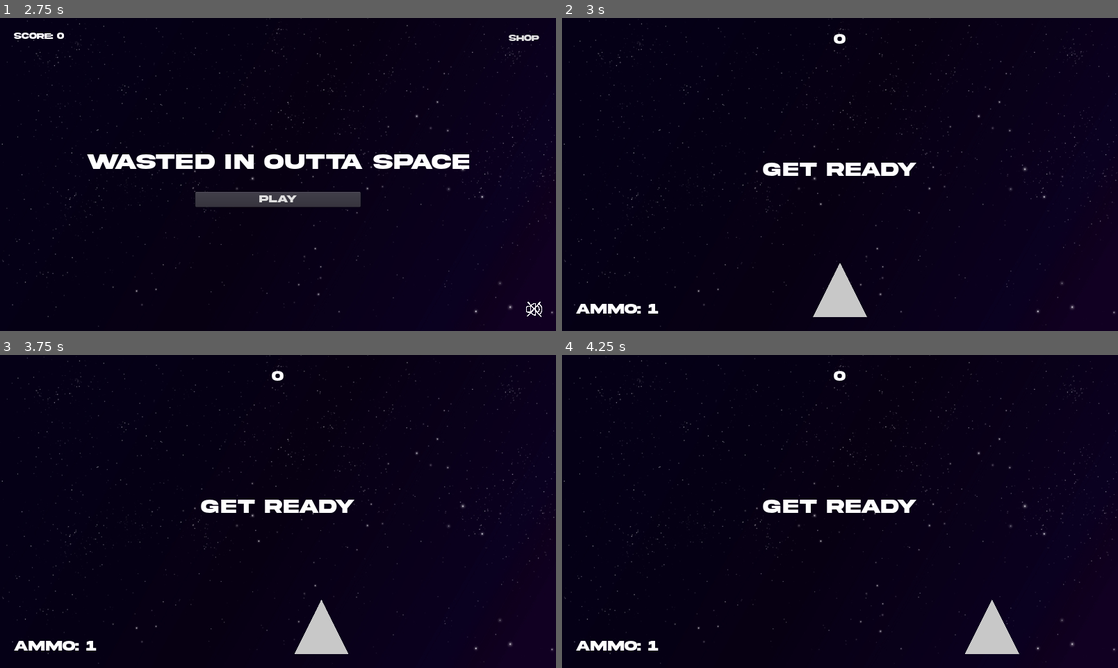
Above: before the commit, frames 1-4 (two rows, left to right).
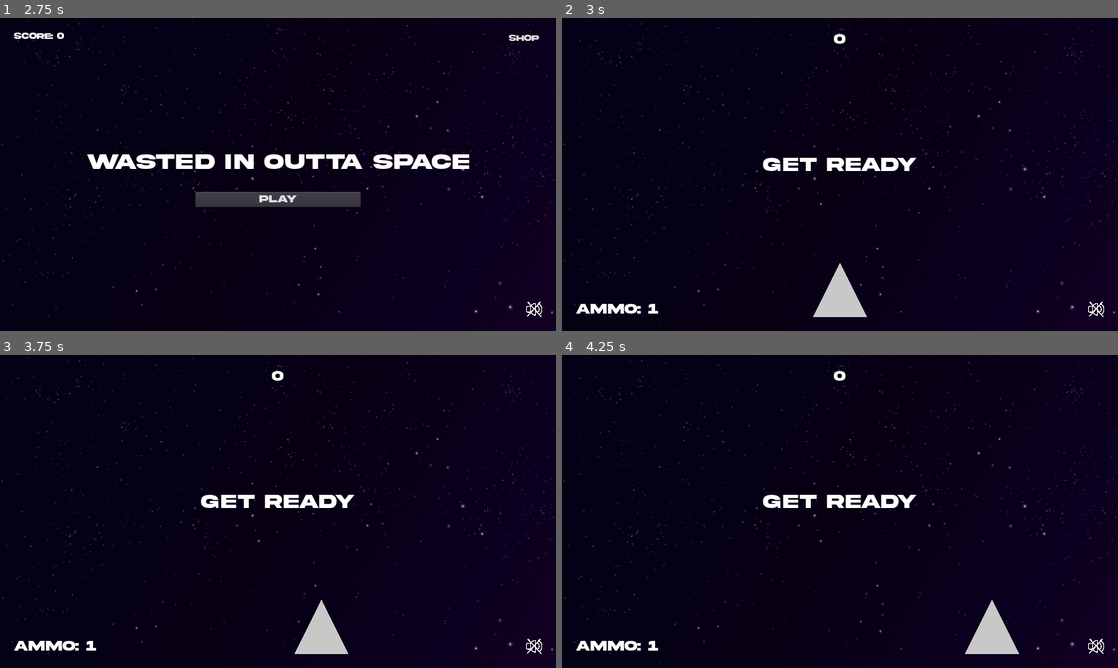
Above: after the commit, the same moments.

Repository: gabelstapler6/WIOS
Game: Godot game, scene res://Scenes/Main.tscn
Same seed, same stepped clock (60 frames per second), same inputs: the game is played once before the commit and once after it.
Inputs (mouse positions are in pixels of both pictures, inside the frame that each line leads up to):
- Up to frame 1 (2.75 s): click "shop" at 0.5 s; click "back" at 1.25 s; click (533, 309) at 2 s
- Up to frame 2 (3 s): click "play" at 2.75 s
- Up to frame 3 (3.75 s): tap Enter at 3.5 s; hold Right (ui_right) from 3.53 s (still down)
- Up to frame 4 (4.25 s): keep holding Right (ui_right)

Frame 1 is identical in both runs. In frame 2, 0.9% of the frame differs, in the area x 36-98%, y 44-96%; in frame 3, 0.9%; in frame 4, 0.9%.

Commit message:
cookie power

Diff:
--- a/Scenes/GUI.tscn
+++ b/Scenes/GUI.tscn
@@ -13,7 +13,7 @@
 font_path = "res://Assets/font/Akira Expanded Demo.otf"
 
 [sub_resource type="DynamicFont" id=4]
-size = 36
+size = 26
 font_data = SubResource( 3 )
 
 [sub_resource type="DynamicFontData" id=5]
@@ -21,6 +21,37 @@
 
 [sub_resource type="DynamicFont" id=6]
 font_data = SubResource( 5 )
+
+[sub_resource type="DynamicFontData" id=9]
+font_path = "res://Assets/font/Akira Expanded Demo.otf"
+
+[sub_resource type="DynamicFont" id=10]
+size = 36
+font_data = SubResource( 9 )
+
+[sub_resource type="DynamicFontData" id=7]
+font_path = "res://Assets/font/Akira Expanded Demo.otf"
+
+[sub_resource type="DynamicFont" id=8]
+font_data = SubResource( 7 )
+
+[sub_resource type="InputEventAction" id=13]
+action = "play_game"
+
+[sub_resource type="ShortCut" id=14]
+shortcut = SubResource( 13 )
+
+[sub_resource type="InputEventAction" id=15]
+action = "go_to_main_menu"
+
+[sub_resource type="ShortCut" id=16]
+shortcut = SubResource( 15 )
+
+[sub_resource type="InputEventAction" id=11]
+action = "enter_highscore"
+
+[sub_resource type="ShortCut" id=12]
+shortcut = SubResource( 11 )
 
 [node name="GUI" type="MarginContainer"]
 anchor_right = 1.0
@@ -60,25 +91,71 @@
 
 [node name="VBoxContainer" type="VBoxContainer" parent="VBoxContainer/CenterContainer"]
 margin_left = 343.0
-margin_top = 180.0
+margin_top = 69.0
 margin_right = 630.0
-margin_bottom = 290.0
-custom_constants/separation = 15
+margin_bottom = 400.0
+custom_constants/separation = 34
+__meta__ = {
+"_edit_use_anchors_": false
+}
+
+[node name="VBoxContainer" type="VBoxContainer" parent="VBoxContainer/CenterContainer/VBoxContainer"]
+margin_right = 287.0
+margin_bottom = 106.0
+custom_constants/separation = 8
+
+[node name="HighScores" type="Label" parent="VBoxContainer/CenterContainer/VBoxContainer/VBoxContainer"]
+margin_right = 287.0
+margin_bottom = 28.0
+custom_fonts/font = SubResource( 4 )
+text = "Highscores"
+align = 1
+__meta__ = {
+"_edit_use_anchors_": false
+}
+
+[node name="FirstScore" type="Label" parent="VBoxContainer/CenterContainer/VBoxContainer/VBoxContainer"]
+margin_top = 36.0
+margin_right = 287.0
+margin_bottom = 54.0
+custom_fonts/font = SubResource( 6 )
+align = 1
+__meta__ = {
+"_edit_use_anchors_": false
+}
+
+[node name="SecondScore" type="Label" parent="VBoxContainer/CenterContainer/VBoxContainer/VBoxContainer"]
+margin_top = 62.0
+margin_right = 287.0
+margin_bottom = 80.0
+custom_fonts/font = SubResource( 6 )
+align = 1
+__meta__ = {
+"_edit_use_anchors_": false
+}
+
+[node name="ThirdScore" type="Label" parent="VBoxContainer/CenterContainer/VBoxContainer/VBoxContainer"]
+margin_top = 88.0
+margin_right = 287.0
+margin_bottom = 106.0
+custom_fonts/font = SubResource( 6 )
+align = 1
 __meta__ = {
 "_edit_use_anchors_": false
 }
 
 [node name="Message" type="Label" parent="VBoxContainer/CenterContainer/VBoxContainer"]
-margin_right = 287.0
-margin_bottom = 39.0
-custom_fonts/font = SubResource( 4 )
+margin_top = 140.0
+margin_right = 287.0
+margin_bottom = 179.0
+custom_fonts/font = SubResource( 10 )
 text = "Game over"
 align = 1
 
 [node name="MarginContainer" type="MarginContainer" parent="VBoxContainer/CenterContainer/VBoxContainer"]
-margin_top = 54.0
-margin_right = 287.0
-margin_bottom = 110.0
+margin_top = 213.0
+margin_right = 287.0
+margin_bottom = 269.0
 custom_constants/margin_right = 40
 custom_constants/margin_left = 40
 __meta__ = {
@@ -94,7 +171,8 @@
 [node name="PlayAgainButton" type="Button" parent="VBoxContainer/CenterContainer/VBoxContainer/MarginContainer/VBoxContainer2"]
 margin_right = 207.0
 margin_bottom = 24.0
-custom_fonts/font = SubResource( 6 )
+custom_fonts/font = SubResource( 8 )
+shortcut = SubResource( 14 )
 text = "play again"
 __meta__ = {
 "_edit_use_anchors_": false
@@ -104,11 +182,39 @@
 margin_top = 32.0
 margin_right = 207.0
 margin_bottom = 56.0
-custom_fonts/font = SubResource( 6 )
+custom_fonts/font = SubResource( 8 )
+shortcut = SubResource( 16 )
 text = "main menu"
 __meta__ = {
 "_edit_use_anchors_": false
 }
+
+[node name="HBoxContainer" type="HBoxContainer" parent="VBoxContainer/CenterContainer/VBoxContainer"]
+margin_top = 303.0
+margin_right = 287.0
+margin_bottom = 331.0
+__meta__ = {
+"_edit_use_anchors_": false
+}
+
+[node name="NameLineEdit" type="LineEdit" parent="VBoxContainer/CenterContainer/VBoxContainer/HBoxContainer"]
+margin_right = 211.0
+margin_bottom = 28.0
+size_flags_horizontal = 3
+custom_fonts/font = SubResource( 8 )
+text = "Flowerboy"
+align = 1
+__meta__ = {
+"_edit_use_anchors_": false
+}
+
+[node name="SaveScoreButton" type="Button" parent="VBoxContainer/CenterContainer/VBoxContainer/HBoxContainer"]
+margin_left = 215.0
+margin_right = 287.0
+margin_bottom = 28.0
+custom_fonts/font = SubResource( 8 )
+shortcut = SubResource( 12 )
+text = "save"
 
 [node name="AmmoCount" type="Label" parent="VBoxContainer"]
 margin_top = 498.0
@@ -123,4 +229,5 @@
 one_shot = true
 [connection signal="pressed" from="VBoxContainer/CenterContainer/VBoxContainer/MarginContainer/VBoxContainer2/PlayAgainButton" to="." method="_on_PlayAgainButton_pressed"]
 [connection signal="pressed" from="VBoxContainer/CenterContainer/VBoxContainer/MarginContainer/VBoxContainer2/MainMenuButton" to="." method="_on_MainMenuButton_pressed"]
+[connection signal="pressed" from="VBoxContainer/CenterContainer/VBoxContainer/HBoxContainer/SaveScoreButton" to="." method="_on_SaveScoreButton_pressed"]
 [connection signal="timeout" from="MessageTimer" to="." method="_on_MessageTimer_timeout"]
--- /dev/null
+++ b/Scenes/HighScorePage.tscn
@@ -0,0 +1,12 @@
+[gd_scene format=2]
+
+[node name="MarginContainer" type="MarginContainer"]
+anchor_right = 1.0
+anchor_bottom = 1.0
+__meta__ = {
+"_edit_use_anchors_": false
+}
+
+[node name="GridContainer" type="GridContainer" parent="."]
+margin_right = 1024.0
+margin_bottom = 576.0
--- a/Scenes/Main.tscn
+++ b/Scenes/Main.tscn
@@ -86,6 +86,7 @@
 [connection signal="timeout" from="StartTimer" to="." method="_on_StartTimer_timeout"]
 [connection signal="main_menu" from="Canvas/GUI" to="." method="_on_GUI_main_menu"]
 [connection signal="play_again" from="Canvas/GUI" to="." method="_on_MainMenu_start_game"]
+[connection signal="save_button_pressed" from="Canvas/GUI" to="." method="_on_GUI_save_button_pressed"]
 [connection signal="buy_ammo_increase" from="Canvas/Shop" to="Player" method="_on_Shop_buy_ammo_increase"]
 [connection signal="buy_rage_mode" from="Canvas/Shop" to="Player" method="_on_Shop_buy_rage_mode"]
 [connection signal="buy_vertical_movement" from="Canvas/Shop" to="Player" method="_on_Shop_buy_vertical_movement"]
--- a/Scenes/MainMenu.tscn
+++ b/Scenes/MainMenu.tscn
@@ -7,6 +7,12 @@
 
 [sub_resource type="DynamicFont" id=2]
 font_data = SubResource( 1 )
+
+[sub_resource type="InputEventAction" id=11]
+action = "enter_shop"
+
+[sub_resource type="ShortCut" id=12]
+shortcut = SubResource( 11 )
 
 [sub_resource type="DynamicFontData" id=3]
 font_path = "res://Assets/font/Akira Expanded Demo.otf"
@@ -22,11 +28,17 @@
 size = 20
 font_data = SubResource( 5 )
 
-[sub_resource type="DynamicFontData" id=7]
+[sub_resource type="InputEventAction" id=7]
+action = "play_game"
+
+[sub_resource type="ShortCut" id=8]
+shortcut = SubResource( 7 )
+
+[sub_resource type="DynamicFontData" id=9]
 font_path = "res://Assets/font/ArialMdm.ttf"
 
-[sub_resource type="DynamicFont" id=8]
-font_data = SubResource( 7 )
+[sub_resource type="DynamicFont" id=10]
+font_data = SubResource( 9 )
 
 [node name="MainMenu" type="MarginContainer"]
 anchor_right = 1.0
@@ -43,15 +55,16 @@
 [node name="VBoxContainer" type="VBoxContainer" parent="."]
 margin_left = 25.0
 margin_top = 25.0
-margin_right = 1255.0
-margin_bottom = 695.0
+margin_right = 999.0
+margin_bottom = 551.0
 
 [node name="shopButton" type="Button" parent="VBoxContainer"]
-margin_left = 1159.0
-margin_right = 1230.0
+margin_left = 903.0
+margin_right = 974.0
 margin_bottom = 24.0
 size_flags_horizontal = 8
 custom_fonts/font = SubResource( 2 )
+shortcut = SubResource( 12 )
 text = "shop"
 flat = true
 __meta__ = {
@@ -60,15 +73,15 @@
 
 [node name="CenterContainer" type="CenterContainer" parent="VBoxContainer"]
 margin_top = 28.0
-margin_right = 1230.0
-margin_bottom = 641.0
+margin_right = 974.0
+margin_bottom = 497.0
 size_flags_vertical = 3
 
 [node name="VBoxTitleScreen" type="VBoxContainer" parent="VBoxContainer/CenterContainer"]
-margin_left = 257.0
-margin_top = 254.0
-margin_right = 973.0
-margin_bottom = 358.0
+margin_left = 129.0
+margin_top = 182.0
+margin_right = 845.0
+margin_bottom = 286.0
 custom_constants/separation = 33
 
 [node name="GameTitle" type="Label" parent="VBoxContainer/CenterContainer/VBoxTitleScreen"]
@@ -89,15 +102,16 @@
 margin_right = 516.0
 margin_bottom = 28.0
 custom_fonts/font = SubResource( 6 )
+shortcut = SubResource( 8 )
 text = "play"
 __meta__ = {
 "_edit_use_anchors_": false
 }
 
 [node name="HBoxContainer" type="HBoxContainer" parent="VBoxContainer"]
-margin_top = 645.0
-margin_right = 1230.0
-margin_bottom = 670.0
+margin_top = 501.0
+margin_right = 974.0
+margin_bottom = 526.0
 custom_constants/separation = 50
 __meta__ = {
 "_edit_use_anchors_": false
--- a/Scenes/Shop.tscn
+++ b/Scenes/Shop.tscn
@@ -14,25 +14,31 @@
 [sub_resource type="DynamicFont" id=4]
 font_data = SubResource( 3 )
 
-[sub_resource type="DynamicFontData" id=5]
-font_path = "res://Assets/font/Akira Expanded Demo.otf"
-
-[sub_resource type="DynamicFont" id=6]
+[sub_resource type="InputEventAction" id=5]
+action = "go_to_main_menu"
+
+[sub_resource type="ShortCut" id=6]
+shortcut = SubResource( 5 )
+
+[sub_resource type="DynamicFontData" id=7]
+font_path = "res://Assets/font/Akira Expanded Demo.otf"
+
+[sub_resource type="DynamicFont" id=8]
 size = 32
-font_data = SubResource( 5 )
-
-[sub_resource type="DynamicFontData" id=7]
-font_path = "res://Assets/font/Akira Expanded Demo.otf"
-
-[sub_resource type="DynamicFont" id=8]
+font_data = SubResource( 7 )
+
+[sub_resource type="DynamicFontData" id=9]
+font_path = "res://Assets/font/Akira Expanded Demo.otf"
+
+[sub_resource type="DynamicFont" id=10]
 size = 21
-font_data = SubResource( 7 )
-
-[sub_resource type="DynamicFontData" id=9]
-font_path = "res://Assets/font/Akira Expanded Demo.otf"
-
-[sub_resource type="DynamicFont" id=10]
 font_data = SubResource( 9 )
+
+[sub_resource type="DynamicFontData" id=11]
+font_path = "res://Assets/font/Akira Expanded Demo.otf"
+
+[sub_resource type="DynamicFont" id=12]
+font_data = SubResource( 11 )
 
 [node name="Shop" type="MarginContainer"]
 anchor_right = 1.0
@@ -64,6 +70,7 @@
 margin_bottom = 54.0
 size_flags_horizontal = 0
 custom_fonts/font = SubResource( 4 )
+shortcut = SubResource( 6 )
 text = "back"
 
 [node name="ShopVBox" type="VBoxContainer" parent="VBox"]
--- a/Scenes/SoundButton.tscn
+++ b/Scenes/SoundButton.tscn
@@ -1,8 +1,14 @@
-[gd_scene load_steps=4 format=2]
+[gd_scene load_steps=6 format=2]
 
 [ext_resource path="res://Assets/img/soundOff.png" type="Texture" id=1]
 [ext_resource path="res://Assets/img/sound.png" type="Texture" id=2]
 [ext_resource path="res://Scenes/script/SoundButton.gd" type="Script" id=3]
+
+[sub_resource type="InputEventAction" id=1]
+action = "mute_sound"
+
+[sub_resource type="ShortCut" id=2]
+shortcut = SubResource( 1 )
 
 [node name="SoundButton" type="MarginContainer"]
 anchor_left = 1.0
@@ -19,14 +25,13 @@
 }
 
 [node name="Button" type="TextureButton" parent="."]
-margin_left = -1.90735e-06
-margin_top = -1.90735e-06
 margin_right = 30.0
 margin_bottom = 30.0
 rect_min_size = Vector2( 30, 30 )
 size_flags_horizontal = 8
 size_flags_vertical = 8
 toggle_mode = true
+shortcut = SubResource( 2 )
 texture_normal = ExtResource( 2 )
 texture_pressed = ExtResource( 1 )
 expand = true
--- a/Scenes/script/GUI.gd
+++ b/Scenes/script/GUI.gd
@@ -2,9 +2,22 @@
 
 signal play_again
 signal main_menu
+signal save_button_pressed
+
+
+var first_score = 0
+var second_score = 0
+var third_score = 0
+
+onready var first_score_label = $VBoxContainer/CenterContainer/VBoxContainer/VBoxContainer/FirstScore
+onready var second_score_label = $VBoxContainer/CenterContainer/VBoxContainer/VBoxContainer/SecondScore
+onready var third_score_label = $VBoxContainer/CenterContainer/VBoxContainer/VBoxContainer/ThirdScore
+onready var highscore_label = $VBoxContainer/CenterContainer/VBoxContainer/VBoxContainer/HighScores
 
 # Called when the node enters the scene tree for the first time.
 func _ready():
+	third_score_label.hide()
+	highscore_label.hide()
 	pass
 
 
@@ -14,6 +27,12 @@
 	$VBoxContainer/AmmoCount.hide()
 	$VBoxContainer/CenterContainer/VBoxContainer/MarginContainer/VBoxContainer2/PlayAgainButton.hide()
 	$VBoxContainer/CenterContainer/VBoxContainer/MarginContainer/VBoxContainer2/MainMenuButton.hide()
+	first_score_label.hide()
+	second_score_label.hide()
+	third_score_label.hide()
+	highscore_label.hide()
+	$VBoxContainer/CenterContainer/VBoxContainer/HBoxContainer/NameLineEdit.hide()
+	$VBoxContainer/CenterContainer/VBoxContainer/HBoxContainer/SaveScoreButton.hide()
 
 func show():
 	$VBoxContainer/CenterScore/ScoreLabel.show()
@@ -33,6 +52,14 @@
 	$VBoxContainer/CenterContainer/VBoxContainer/MarginContainer/VBoxContainer2/PlayAgainButton.show()
 	$VBoxContainer/CenterContainer/VBoxContainer/MarginContainer/VBoxContainer2/MainMenuButton.show()
 
+	first_score_label.show()
+	second_score_label.show()
+	third_score_label.show()
+
+	highscore_label.show()
+	$VBoxContainer/CenterContainer/VBoxContainer/HBoxContainer/NameLineEdit.show()
+	$VBoxContainer/CenterContainer/VBoxContainer/HBoxContainer/SaveScoreButton.show()
+
 func update_score(score):
 	$VBoxContainer/CenterScore/ScoreLabel.text = str(score)
 
@@ -43,6 +70,14 @@
 
 func _on_PlayAgainButton_pressed():
 	emit_signal("play_again")
+
+	first_score_label.hide()
+	second_score_label.hide()
+	third_score_label.hide()
+
+	highscore_label.hide()
+	$VBoxContainer/CenterContainer/VBoxContainer/HBoxContainer/NameLineEdit.hide()
+	$VBoxContainer/CenterContainer/VBoxContainer/HBoxContainer/SaveScoreButton.hide()
 	$VBoxContainer/CenterContainer/VBoxContainer/MarginContainer/VBoxContainer2/PlayAgainButton.hide()
 	$VBoxContainer/CenterContainer/VBoxContainer/MarginContainer/VBoxContainer2/MainMenuButton.hide()
 
@@ -63,3 +98,32 @@
 
 func _on_Player_ammo_change(player_ammo):
 	$VBoxContainer/AmmoCount.text = "Ammo: " + str(player_ammo)
+
+
+func set_highscore_entry(score):
+	if third_score < score:
+		if second_score < score:
+			if first_score < score:
+				third_score_label.text = second_score_label.text
+				second_score_label.text = first_score_label.text
+				first_score_label.text = $VBoxContainer/CenterContainer/VBoxContainer/HBoxContainer/NameLineEdit.text + " " + str(score)
+				third_score = second_score
+				second_score = first_score
+				first_score = score
+
+			else:
+				third_score_label.text = second_score_label.text
+				second_score_label.text = $VBoxContainer/CenterContainer/VBoxContainer/HBoxContainer/NameLineEdit.text + " " + str(score)
+				third_score = second_score
+				second_score = score
+		else:
+			third_score_label.text = $VBoxContainer/CenterContainer/VBoxContainer/HBoxContainer/NameLineEdit.text + " " + str(score)
+			third_score = score
+
+
+func _on_SaveScoreButton_pressed():
+	emit_signal("save_button_pressed")
+
+
+func is_disabled(value):
+	$VBoxContainer/CenterContainer/VBoxContainer/HBoxContainer/SaveScoreButton.disabled = value
--- a/Scenes/script/Main.gd
+++ b/Scenes/script/Main.gd
@@ -4,6 +4,10 @@
 export (PackedScene) var Tile
 export (PackedScene) var Bullet
 var score
+var score_balance
+var score_multiplier = 2
+
+var cycle_counter = 1
 
 
 # Called when the node enters the scene tree for the first time.
@@ -20,21 +24,24 @@
 	$ScoreTimer.stop()
 	$MobTimer.stop()
 	$Canvas/GUI.show_game_over()
-	$Canvas/SoundButton.show()
 	get_tree().call_group("tiles", "queue_free")
+
+	score_balance = score
+	# score wird bei 200 2x, bei 400 3x, 600 4x usw multiplied
+	# nur die Differenz zu den Stufen wird multipliziert
 	if score > 200:
-		var help = score - 200
-		help *= 2
-		if score > 400:
-			var help2 = score - 400
-			help2 *= 4
-			score += help2
-		score += help
+		var i = 2
+		while i <= score_multiplier:
+			var x = 0
+			var help = score - ((i + x) * 100)
+			help *= i
+			score_balance += help
+			i += 1
+			x += 1
 
-	$Player.score += score
+	$Player.score += score_balance
 	$Canvas/PlayerScoreBalance.update_score($Player.score)
 	$Player.shooting = false
-
 
 func _on_MobTimer_timeout():
 	$MobPath/MobSpawnLocation.offset = randi()
@@ -64,33 +71,20 @@
 		if score > 200:
 			$Player.add_ammo()
 
-	if score == 50:
-		$MobTimer.wait_time = 0.4
-		$Canvas/GUI.show_message("Watch out!")
+	if score % 50 == 0:
+		if $MobTimer.wait_time == 0.1:
+			cycle_counter += 1
 
-	if score == 100:
-		$MobTimer.wait_time = 0.3
-		$Canvas/GUI.show_message("Watch out!")
+		if cycle_counter % 2 == 1:
+			$MobTimer.wait_time -= 0.1
+		else:
+			$MobTimer.wait_time += 0.1
 
-	if score == 150:
-		$MobTimer.wait_time = 0.2
-		$Canvas/GUI.show_message("Watch out!")
-
-	if score == 200:
-		$MobTimer.wait_time = 0.1
-		$Canvas/GUI.show_message("Watch out!\n2x Score multiplier!")
-
-	if score == 250:
-		$MobTimer.wait_time = 0.2
-		$Canvas/GUI.show_message("you made the hardest part bro")
-
-	if score == 300:
-		$MobTimer.wait_time = 0.3
-		$Canvas/GUI.show_message("chill a little")
-
-	if score == 400:
-		$MobTimer.wait_time = 0.2
-		$Canvas/GUI.show_message("Watch out!\n4x Score multiplier!")
+		if score % 200 == 0:
+			$Canvas/GUI.show_message( str(score_multiplier) + "x Score multiplier!")
+			score_multiplier += 1
+			return
+		$Canvas/GUI.show_message("Tiles spawn faster\nwatch out!")
 
 func _on_StartTimer_timeout():
 	$MobTimer.start()
@@ -113,14 +107,19 @@
 	score = 0
 	$Canvas/GUI.show()
 	$Canvas/PlayerScoreBalance.hide()
-	$Canvas/SoundButton.hide()
 	$Player.start($StartPosition.position)
 	$StartTimer.start()
 	$Canvas/GUI.update_score(score)
 	$Canvas/GUI.show_message("Get Ready")
 	$Player.emit_signal("ammo_change", $Player.ammo)
+	$Canvas/GUI.is_disabled(false)
 
 
 func _on_GUI_main_menu():
 	$Canvas/MainMenu.show()
 	$Canvas/PlayerScoreBalance.show()
+
+
+func _on_GUI_save_button_pressed():
+	$Canvas/GUI.set_highscore_entry(score)
+	$Canvas/GUI.is_disabled(true)
--- a/project.godot
+++ b/project.godot
@@ -36,12 +36,28 @@
 "deadzone": 0.5,
 "events": [ Object(InputEventKey,"resource_local_to_scene":false,"resource_name":"","device":0,"alt":false,"shift":false,"control":false,"meta":false,"command":false,"pressed":false,"scancode":16777231,"unicode":0,"echo":false,"script":null)
 , Object(InputEventJoypadButton,"resource_local_to_scene":false,"resource_name":"","device":0,"button_index":14,"pressure":0.0,"pressed":false,"script":null)
+, Object(InputEventKey,"resource_local_to_scene":false,"resource_name":"","device":0,"alt":false,"shift":false,"control":false,"meta":false,"command":false,"pressed":false,"scancode":65,"unicode":0,"echo":false,"script":null)
  ]
 }
 ui_right={
 "deadzone": 0.5,
 "events": [ Object(InputEventKey,"resource_local_to_scene":false,"resource_name":"","device":0,"alt":false,"shift":false,"control":false,"meta":false,"command":false,"pressed":false,"scancode":16777233,"unicode":0,"echo":false,"script":null)
 , Object(InputEventJoypadButton,"resource_local_to_scene":false,"resource_name":"","device":0,"button_index":15,"pressure":0.0,"pressed":false,"script":null)
+, Object(InputEventKey,"resource_local_to_scene":false,"resource_name":"","device":0,"alt":false,"shift":false,"control":false,"meta":false,"command":false,"pressed":false,"scancode":68,"unicode":0,"echo":false,"script":null)
+ ]
+}
+ui_up={
+"deadzone": 0.5,
+"events": [ Object(InputEventKey,"resource_local_to_scene":false,"resource_name":"","device":0,"alt":false,"shift":false,"control":false,"meta":false,"command":false,"pressed":false,"scancode":16777232,"unicode":0,"echo":false,"script":null)
+, Object(InputEventJoypadButton,"resource_local_to_scene":false,"resource_name":"","device":0,"button_index":12,"pressure":0.0,"pressed":false,"script":null)
+, Object(InputEventKey,"resource_local_to_scene":false,"resource_name":"","device":0,"alt":false,"shift":false,"control":false,"meta":false,"command":false,"pressed":false,"scancode":87,"unicode":0,"echo":false,"script":null)
+ ]
+}
+ui_down={
+"deadzone": 0.5,
+"events": [ Object(InputEventKey,"resource_local_to_scene":false,"resource_name":"","device":0,"alt":false,"shift":false,"control":false,"meta":false,"command":false,"pressed":false,"scancode":16777234,"unicode":0,"echo":false,"script":null)
+, Object(InputEventJoypadButton,"resource_local_to_scene":false,"resource_name":"","device":0,"button_index":13,"pressure":0.0,"pressed":false,"script":null)
+, Object(InputEventKey,"resource_local_to_scene":false,"resource_name":"","device":0,"alt":false,"shift":false,"control":false,"meta":false,"command":false,"pressed":false,"scancode":83,"unicode":0,"echo":false,"script":null)
  ]
 }
 ui_shoot={
@@ -54,6 +70,31 @@
 "events": [ Object(InputEventKey,"resource_local_to_scene":false,"resource_name":"","device":0,"alt":false,"shift":false,"control":false,"meta":false,"command":false,"pressed":false,"scancode":82,"unicode":0,"echo":false,"script":null)
  ]
 }
+enter_highscore={
+"deadzone": 0.5,
+"events": [ Object(InputEventKey,"resource_local_to_scene":false,"resource_name":"","device":0,"alt":false,"shift":false,"control":false,"meta":false,"command":false,"pressed":false,"scancode":16777221,"unicode":0,"echo":false,"script":null)
+ ]
+}
+play_game={
+"deadzone": 0.5,
+"events": [ Object(InputEventKey,"resource_local_to_scene":false,"resource_name":"","device":0,"alt":false,"shift":false,"control":false,"meta":false,"command":false,"pressed":false,"scancode":32,"unicode":0,"echo":false,"script":null)
+ ]
+}
+go_to_main_menu={
+"deadzone": 0.5,
+"events": [ Object(InputEventKey,"resource_local_to_scene":false,"resource_name":"","device":0,"alt":false,"shift":false,"control":false,"meta":false,"command":false,"pressed":false,"scancode":16777217,"unicode":0,"echo":false,"script":null)
+ ]
+}
+mute_sound={
+"deadzone": 0.5,
+"events": [ Object(InputEventKey,"resource_local_to_scene":false,"resource_name":"","device":0,"alt":false,"shift":false,"control":false,"meta":false,"command":false,"pressed":false,"scancode":77,"unicode":0,"echo":false,"script":null)
+ ]
+}
+enter_shop={
+"deadzone": 0.5,
+"events": [ Object(InputEventKey,"resource_local_to_scene":false,"resource_name":"","device":0,"alt":false,"shift":false,"control":false,"meta":false,"command":false,"pressed":false,"scancode":83,"unicode":0,"echo":false,"script":null)
+ ]
+}
 
 [rendering]
 
Not shown: 1 places in Scenes/GUI.tscn that only renumber resources
Not shown: 2 places in Scenes/MainMenu.tscn that only renumber resources
Not shown: 17 places in Scenes/Shop.tscn that only renumber resources
